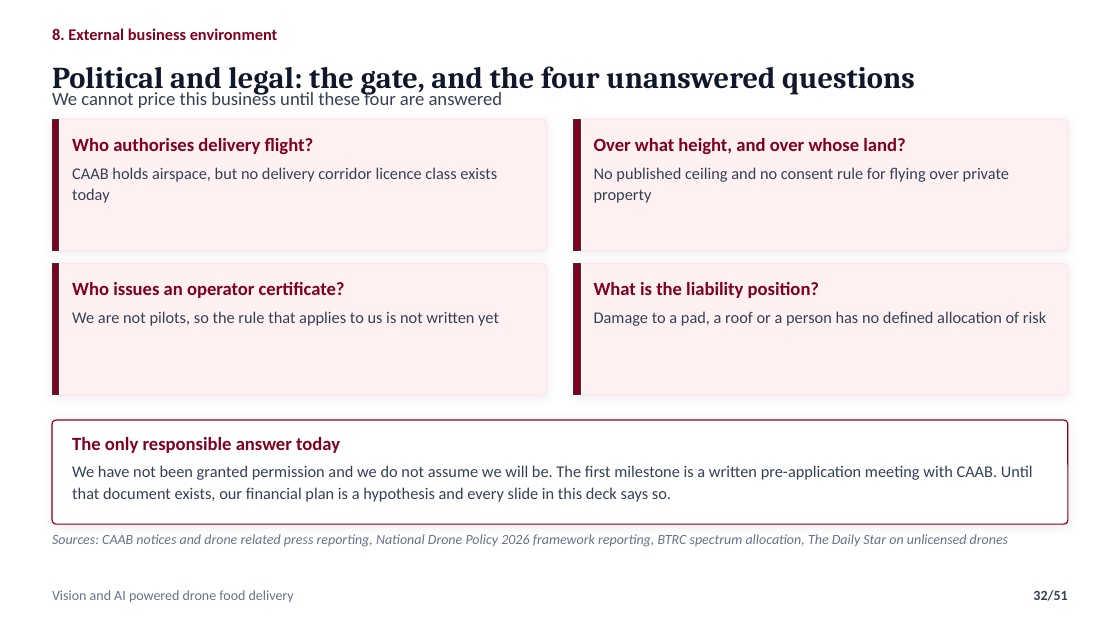
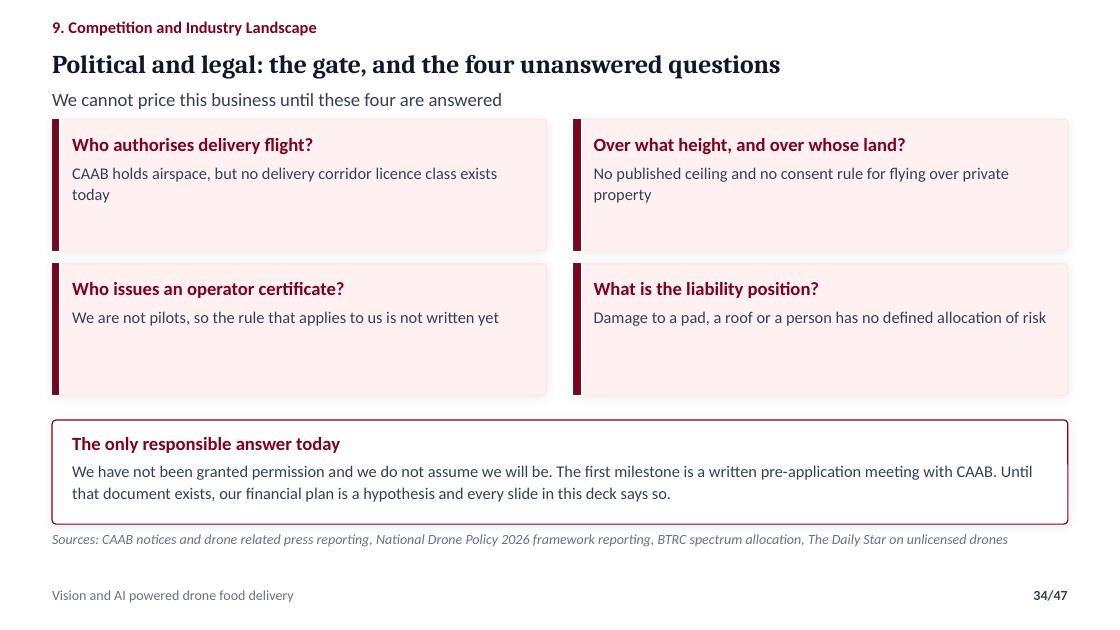
Before and after one commit to nafiskabbo/presentation-hum, a slide deck: slide 34 of output/AeroSetu_Group_Presentation-v1.pptx (slide 32 before the commit). Drawn at 1120x630 pixels with LibreOffice and Linux fonts; fonts in the diff are those of the drawing. Boxes give left, top, right and bottom in pixels: in the first picture for what was removed or moved away, otherwise in the second. Text is boxed around its words. In the diff, an @@ line names an element or a change of style, - is before the commit and + after.

```diff
--- a/output/AeroSetu_Group_Presentation-v1.pptx
+++ b/output/AeroSetu_Group_Presentation-v1.pptx
@@ text at [52,21,317,36]: text changed @@
-8. External business environment
+9. Competition and Industry Landscape
@@ text "Political and legal: the gate, ...": place and size @@
-text "Political and legal: the gate, ..." at [52,66,915,95]
+text "Political and legal: the gate, ..." at [52,55,780,78]
@@ text "Political and legal: the gate, ..." at [52,55,780,78]: size 26 to 22 pt @@
@@ page number at [1033,590,1067,601]: text changed @@
-32/51
+34/47
```
Also in this commit, not shown: 44 other slides changed, 1 slide added, 5 slides removed, 3 other files.
